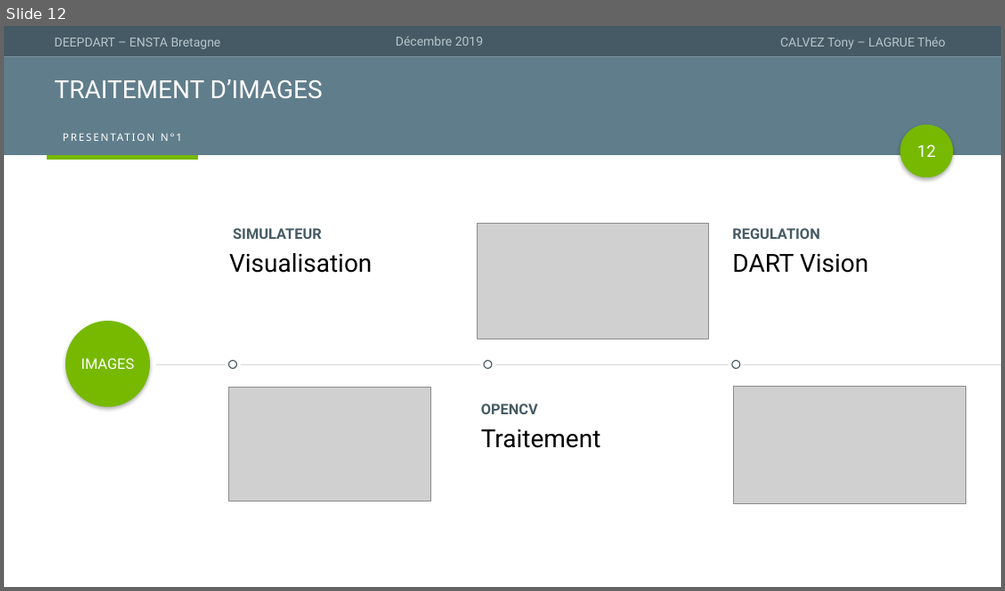
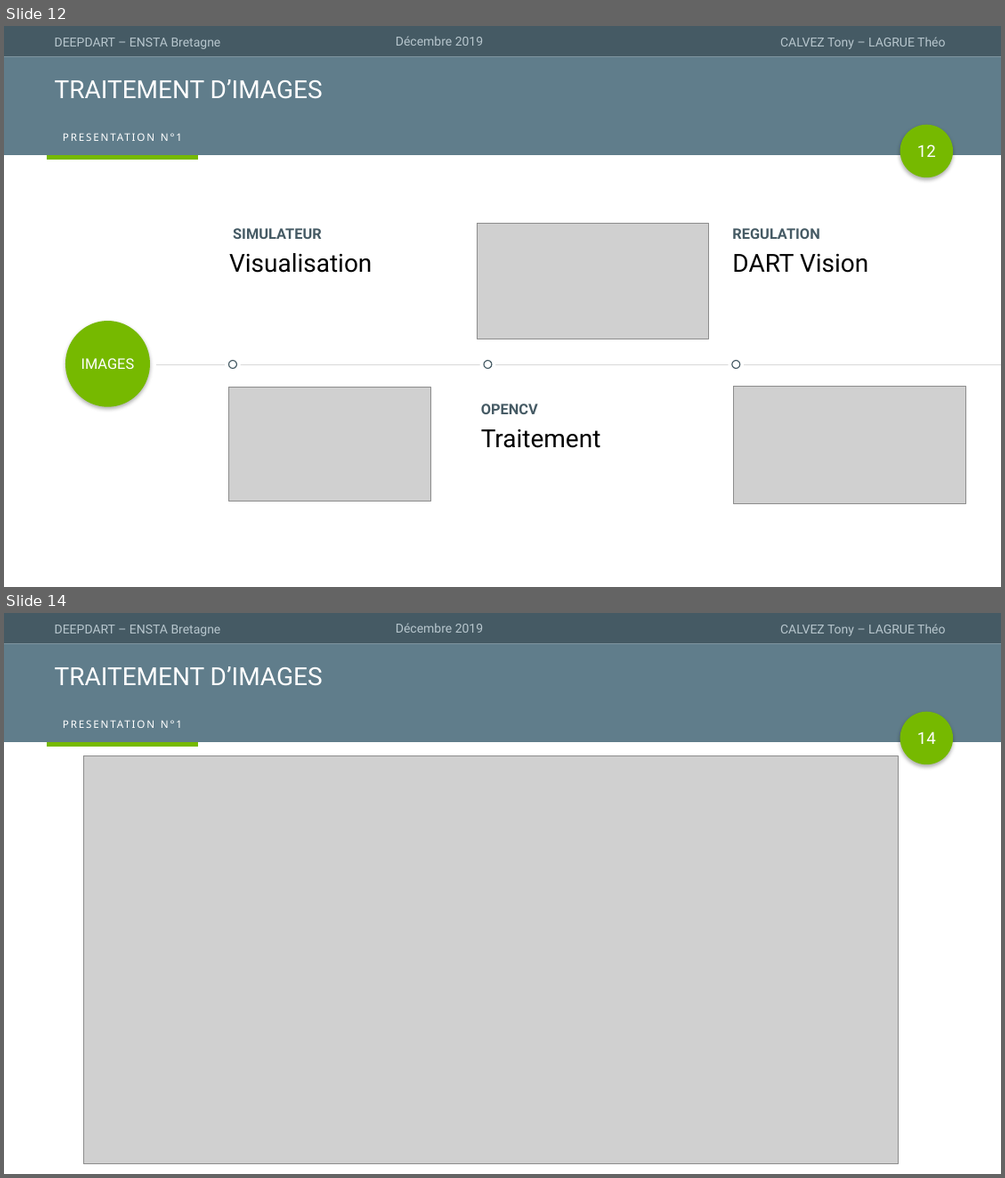
Before and after one commit to TonyCalvez/DEEPDART, a slide deck: PRESENTATION/Présentation1.pptx. Shown one above the other, each under a label of ours: slide 12 before the commit, slides 12 and 14 after it; the slides between them are not shown. The pictures are 1005x591 and 1005x1178 pixels, drawn with LibreOffice and Linux fonts; fonts in the diff are those of the drawing; grey boxes stand for pictures. Boxes give left, top, right and bottom in pixels: in the first picture for what was removed or moved away, otherwise in the second. Text is boxed around its words. In the diff, an @@ line names an element or a change of style, - is before the commit and + after.

```diff
--- a/PRESENTATION/Présentation1.pptx
+++ b/PRESENTATION/Présentation1.pptx
@@ slide 14 added at (4, 613, 1001, 1174), background #FFFFFF; not listed: 8 template elements that a slide beside it also shows @@
@@ title added at (55, 666, 323, 686), 24 pt, text #FFFFFF @@
+TRAITEMENT D’IMAGES
@@ page number added at (917, 731, 936, 744), 16 pt, text #FFFFFF @@
+14
@@ picture added at (83, 755, 898, 1163) @@
```
Also in this commit, not shown: 6 slides changed, 5 other slides added, 1 other file.
